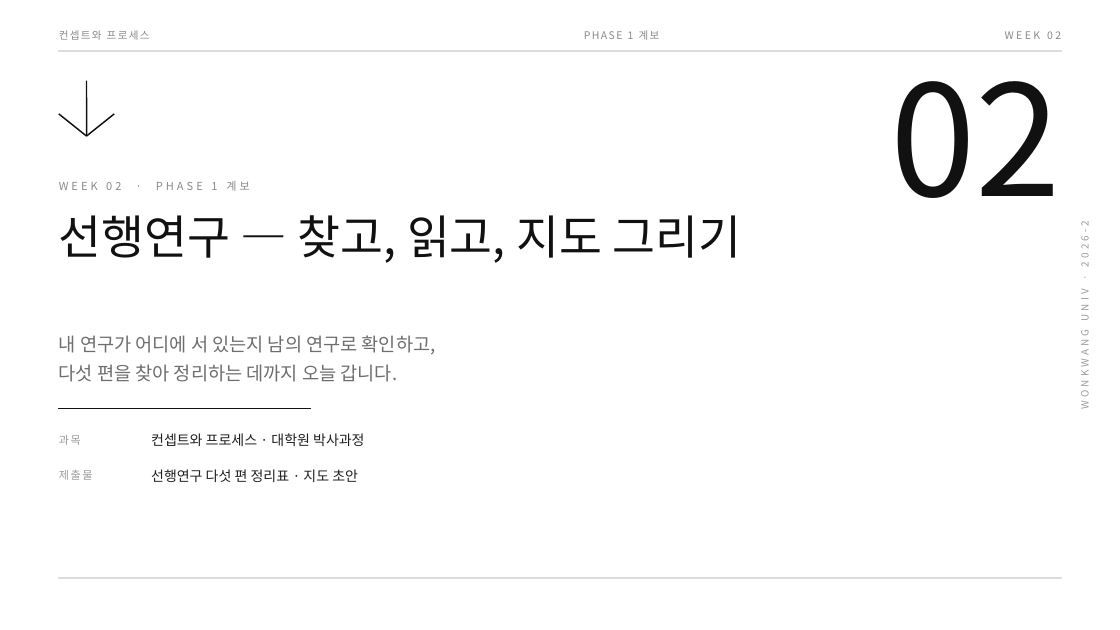
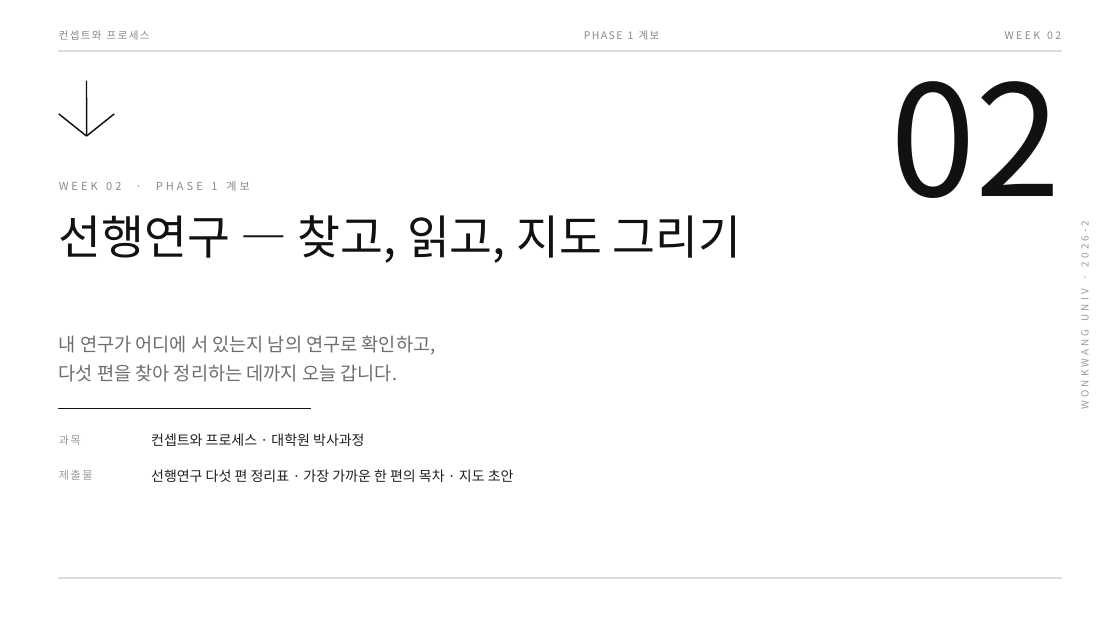
Before and after one commit to design-eng/MIN.D, a slide deck: slide 1 of dist/weeks-대학원/컨셉트와프로세스_02주차_선행연구.pptx. Drawn at 1120x630 pixels with LibreOffice and Linux fonts; fonts in the diff are those of the drawing. Boxes give left, top, right and bottom in pixels: in the first picture for what was removed or moved away, otherwise in the second. Text is boxed around its words. In the diff, an @@ line names an element or a change of style, - is before the commit and + after.

```diff
--- a/dist/weeks-대학원/컨셉트와프로세스_02주차_선행연구.pptx
+++ b/dist/weeks-대학원/컨셉트와프로세스_02주차_선행연구.pptx
@@ text at box(151, 469, 514, 482): text changed @@
-선행연구 다섯 편 정리표 · 지도 초안
+선행연구 다섯 편 정리표 · 가장 가까운 한 편의 목차 · 지도 초안
```
Also in this commit, not shown: 9 other slides changed, 2 slides added, 6 other files.
